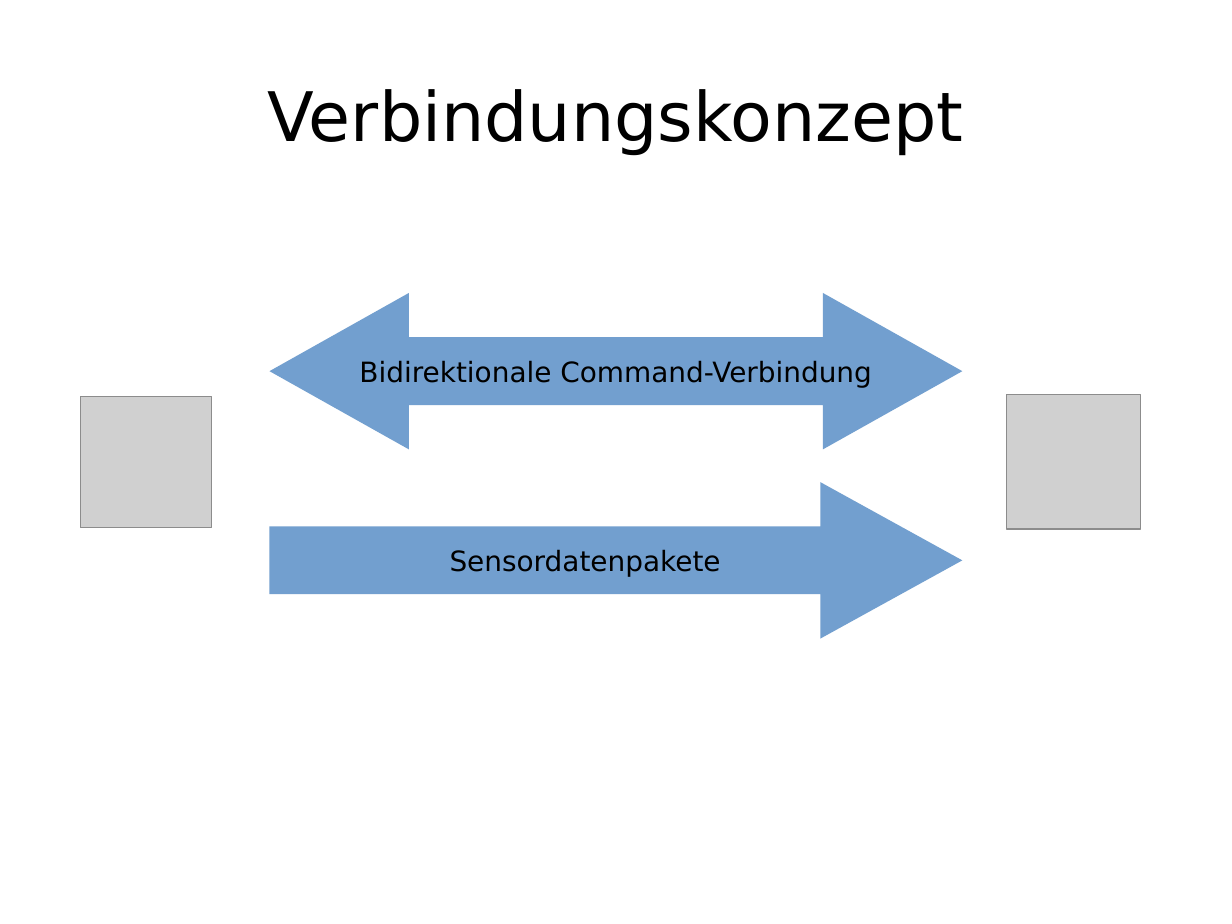
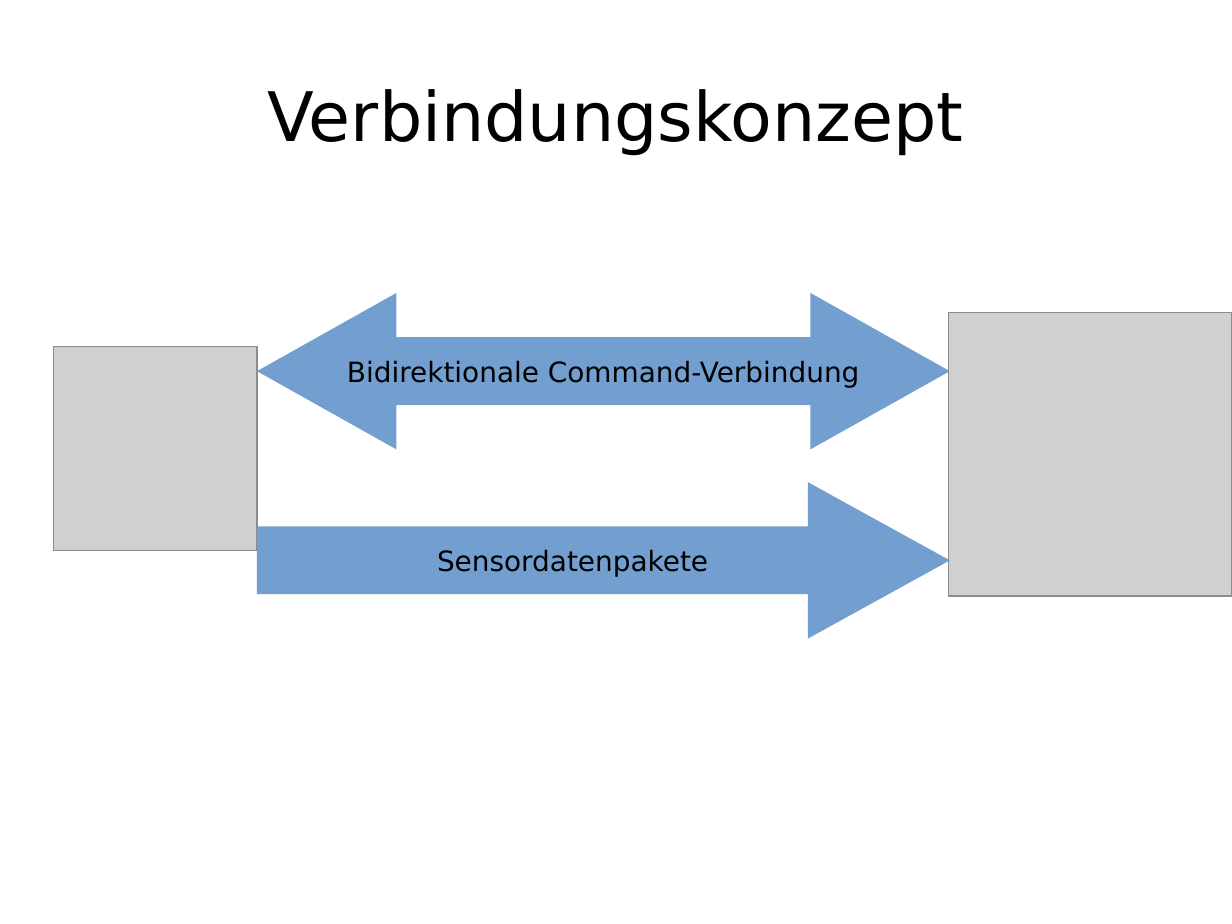
Before and after one commit to enra64/psychic-giggle, a slide deck: slide 12 of zwischenstand anfang dezember.odp. Drawn at 1232x924 pixels with LibreOffice and Linux fonts; fonts in the diff are those of the drawing; grey boxes stand for pictures. Boxes give left, top, right and bottom in pixels: in the first picture for what was removed or moved away, otherwise in the second. Text is boxed around its words. In the diff, an @@ line names an element or a change of style, - is before the commit and + after.

```diff
--- a/zwischenstand anfang dezember.odp
+++ b/zwischenstand anfang dezember.odp
@@ left right arrow "Bidirektionale Command-Verbindung": place and size @@
-left right arrow "Bidirektionale Command-Verbindung" at bbox=[269, 293, 963, 449]
+left right arrow "Bidirektionale Command-Verbindung" at bbox=[257, 293, 950, 449]
@@ picture: place and size @@
-picture at bbox=[1007, 395, 1141, 529]
+picture at bbox=[949, 313, 1232, 596]
@@ picture: place and size @@
-picture at bbox=[80, 397, 212, 529]
+picture at bbox=[54, 347, 257, 550]
@@ right arrow "Sensordatenpakete": place and size @@
-right arrow "Sensordatenpakete" at bbox=[269, 482, 963, 638]
+right arrow "Sensordatenpakete" at bbox=[257, 482, 950, 638]
```
Also in this commit, not shown: 3 other files.
